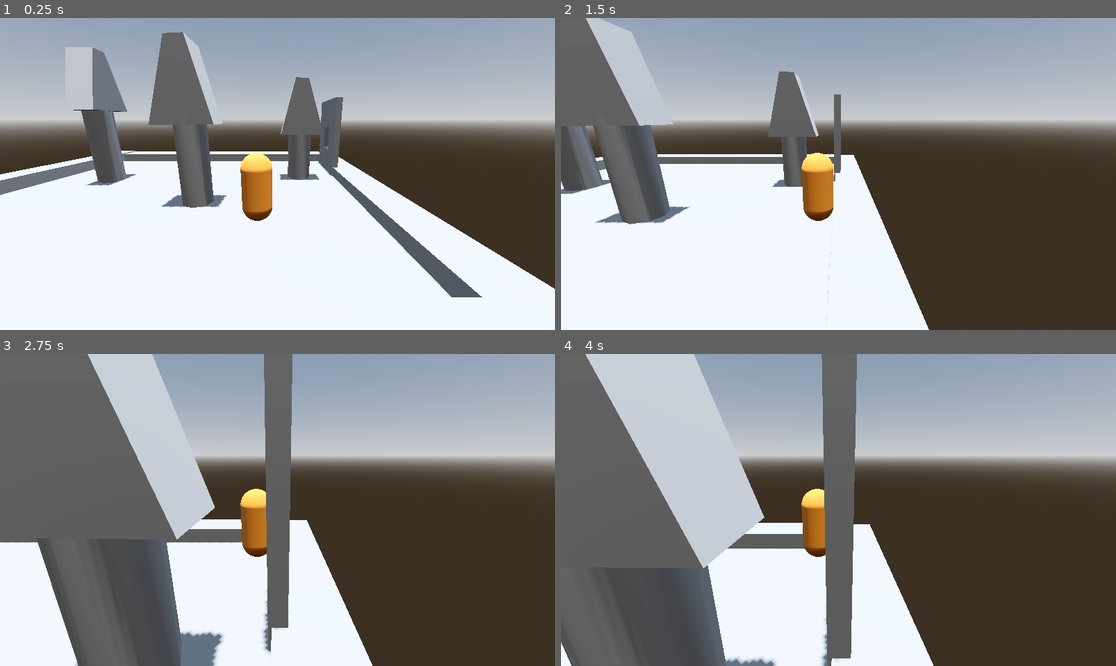
Above: before the commit, frames 1-4 (two rows, left to right).
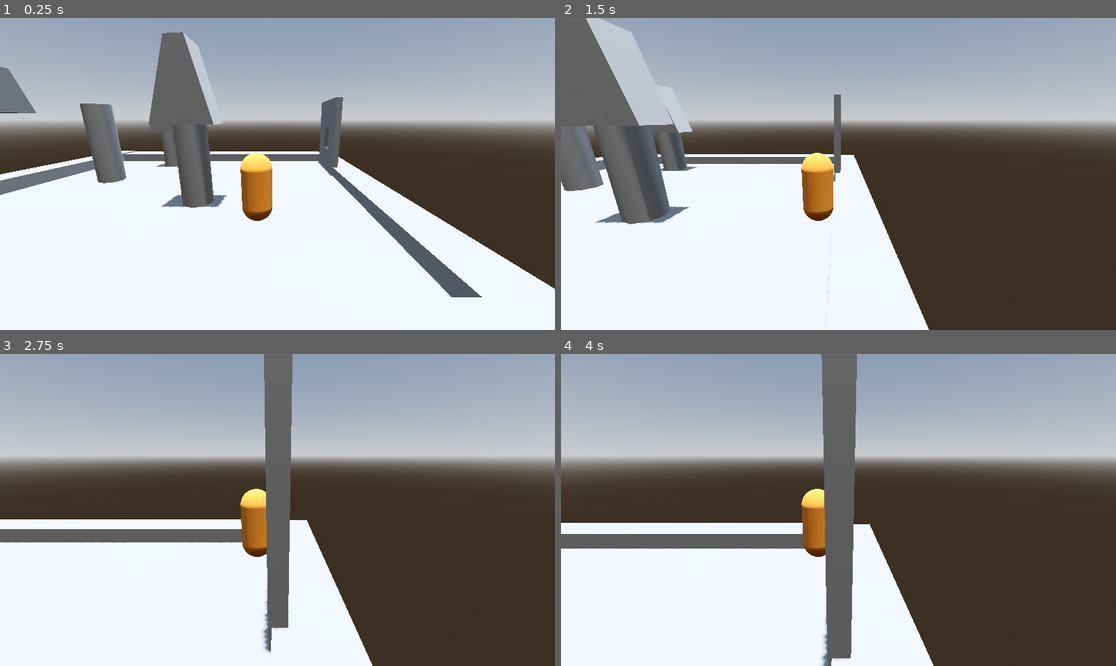
Above: after the commit, the same moments.

Repository: slaw1223/FirstGodotGame
Game: Godot game, scene res://main.tscn
The game is run twice, just before and just after one commit, with the same random seed, the same clock (stepped at 60 frames per second) and the same inputs.
Inputs (mouse positions are in pixels of both pictures, inside the frame that each line leads up to):
- Up to frame 1 (0.25 s): no input
- Up to frame 2 (1.5 s): tap Enter (ui_accept) at 0.5, 0.77 s; move the mouse to (960, 158) at 0.52 s; hold Right (ui_right) 0.53-1.28 s; click (960, 158) at 0.67 s; move the mouse to (810, 174) at 1.27 s; hold Up (ui_up) from 1.28 s (still down)
- Up to frame 3 (2.75 s): keep holding Up (ui_up); tap Enter (ui_accept) at 1.52 s; move the mouse to (288, 503) at 2.02 s
- Up to frame 4 (4 s): keep holding Up (ui_up); move the mouse to (832, 516) at 2.77 s; click (832, 516) at 2.92 s; tap Enter (ui_accept) at 3.02, 3.5, 3.77 s; move the mouse to (877, 513) at 3.52 s

The runs differ from the first frame. In frame 1, 3.9% of the frame differs, in the area x 0-58%, y 9-54%; in frame 2, 2.8%; in frame 3, 26%; in frame 4, 26%, in the area x 0-39%, y 0-100%.

Commit message:
moved tree

Diff:
--- a/main.tscn
+++ b/main.tscn
@@ -53,7 +53,7 @@
 height = 3.4399414
 
 [node name="CSGPolygon3D" type="CSGPolygon3D" parent="CSGPolygon3D" unique_id=998484555]
-transform = Transform3D(-4.371139e-08, 0, -1, 0, 1, 0, 1, 0, -4.371139e-08, 4.694558, 0.4838934, 1.5023987)
+transform = Transform3D(-4.371139e-08, 0, -1, 0, 1, 0, 1, 0, -4.371139e-08, 11.789066, 0.4838934, 4.0922756)
 use_collision = true
 polygon = PackedVector2Array(-0.3782072, -0.5869967, 0.1983223, 1.6279981, 0.71094894, 1.6056774, 1.4162501, -0.60421443)
 
